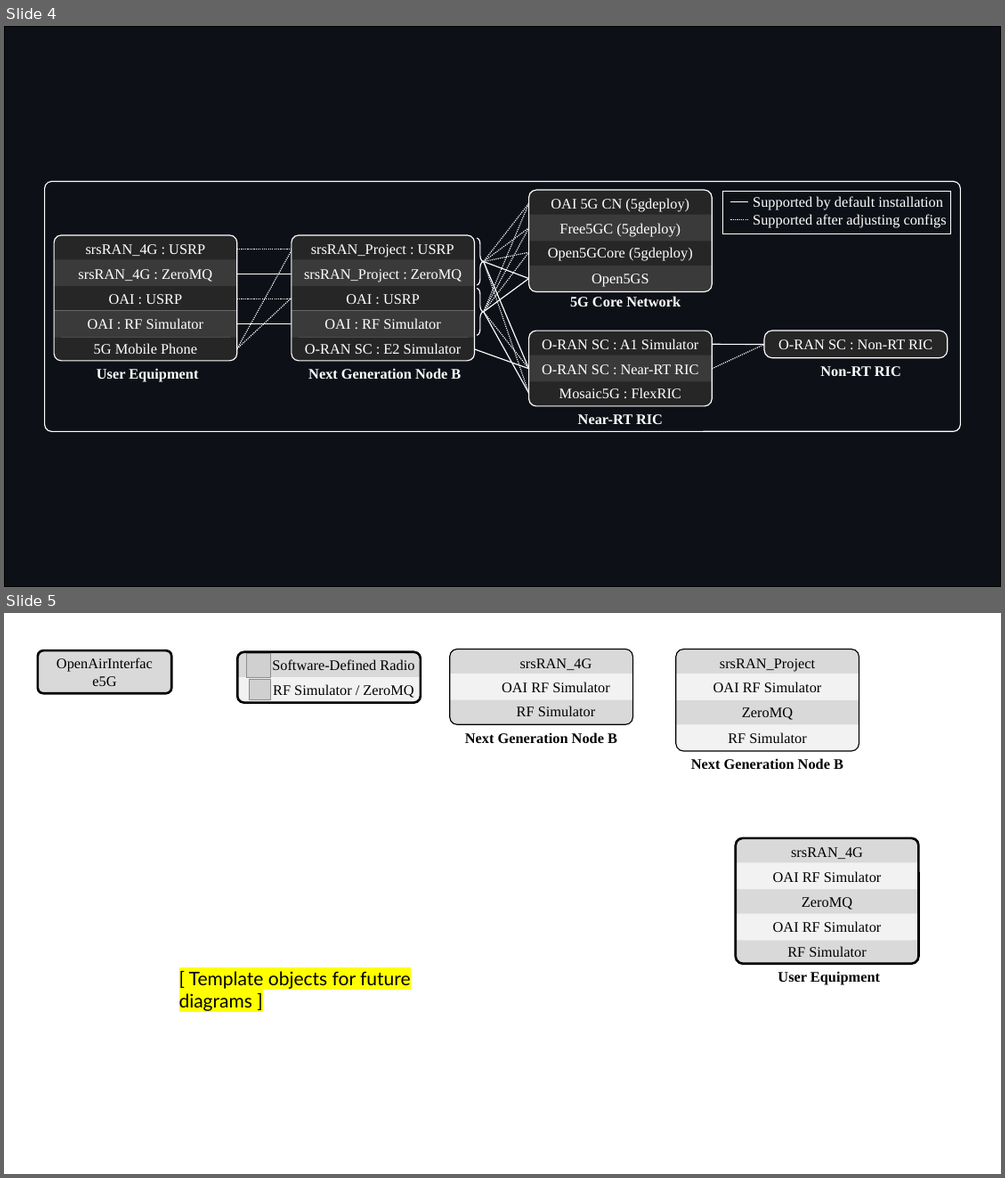
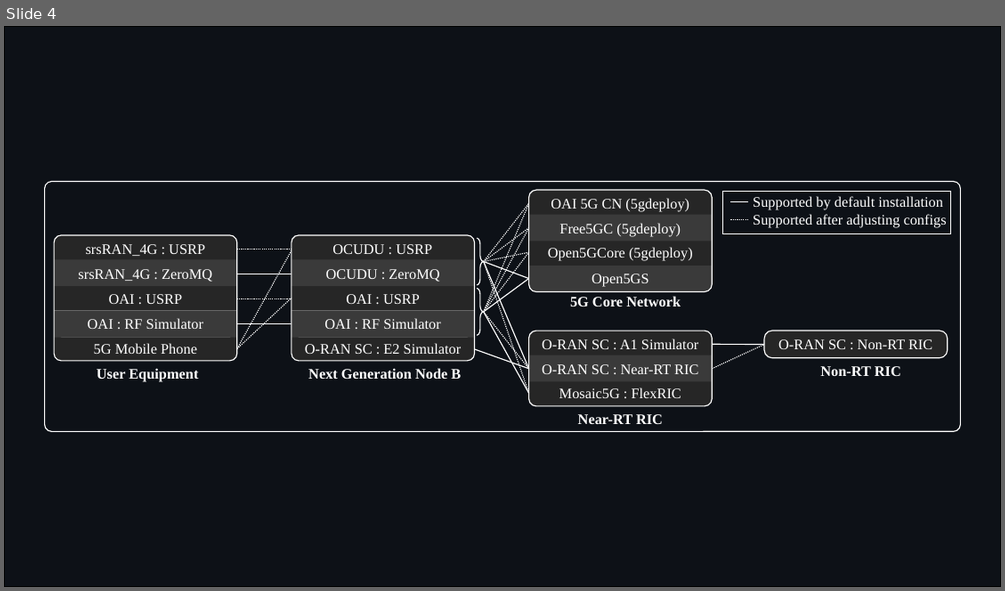
Before and after one commit to usnistgov/O-RAN-Testbed-Automation, a slide deck: RAN_Intelligent_Controllers/research/Diagrams.pptx. Shown one above the other, each under a label of ours: slides 4 and 5 before the commit, slide 4 after it. The pictures are 1005x1178 and 1005x591 pixels, drawn with LibreOffice and Linux fonts; fonts in the diff are those of the drawing; grey boxes stand for pictures. Boxes give left, top, right and bottom in pixels: in the first picture for what was removed or moved away, otherwise in the second. Text is boxed around its words. In the diff, an @@ line names an element or a change of style, - is before the commit and + after.

Commit message:
Update diagrams

```diff
--- a/RAN_Intelligent_Controllers/research/Diagrams.pptx
+++ b/RAN_Intelligent_Controllers/research/Diagrams.pptx
@@ slide 5 removed at box(4, 613, 1001, 1174), background #FFFFFF @@
@@ rounded rectangle removed at box(38, 650, 171, 693) @@
@@ text removed at box(48, 650, 161, 693) @@
-OpenAirInterface5G
@@ group removed at box(450, 649, 633, 743): 4 texts, 2 rounded rectangles, 1 rectangle @@
-Next Generation Node B
-RF Simulator
-OAI RF Simulator
-srsRAN_4G
@@ group removed at box(237, 652, 421, 703): 2 rounded rectangles, 2 texts, 2 pictures, 1 round same rect @@
-Software-Defined Radio
-RF Simulator / ZeroMQ
@@ group removed at box(676, 649, 859, 769): 5 texts, 2 round same rects, 1 rectangle, 1 rounded rectangle @@
-ZeroMQ
-OAI RF Simulator
-srsRAN_Project
-RF Simulator
-Next Generation Node B
@@ group removed at box(736, 838, 919, 985): 6 texts, 2 rounded rectangles, 2 rectangles, 1 round same rect @@
-ZeroMQ
-OAI RF Simulator
-srsRAN_4G
-RF Simulator
-User Equipment
-OAI RF Simulator
@@ text removed at box(179, 971, 411, 1011) @@
-[ Template objects for future diagrams ]
@@ slide 4 changed as well @@
@@ text at box(332, 244, 432, 254): text changed @@
-srsRAN_Project : USRP
+OCUDU : USRP
@@ text at box(326, 269, 439, 281): text changed @@
-srsRAN_Project : ZeroMQ
+OCUDU : ZeroMQ
```
Also in this commit, not shown: 3 other slides changed, 2 other slides removed, 4 other files.
